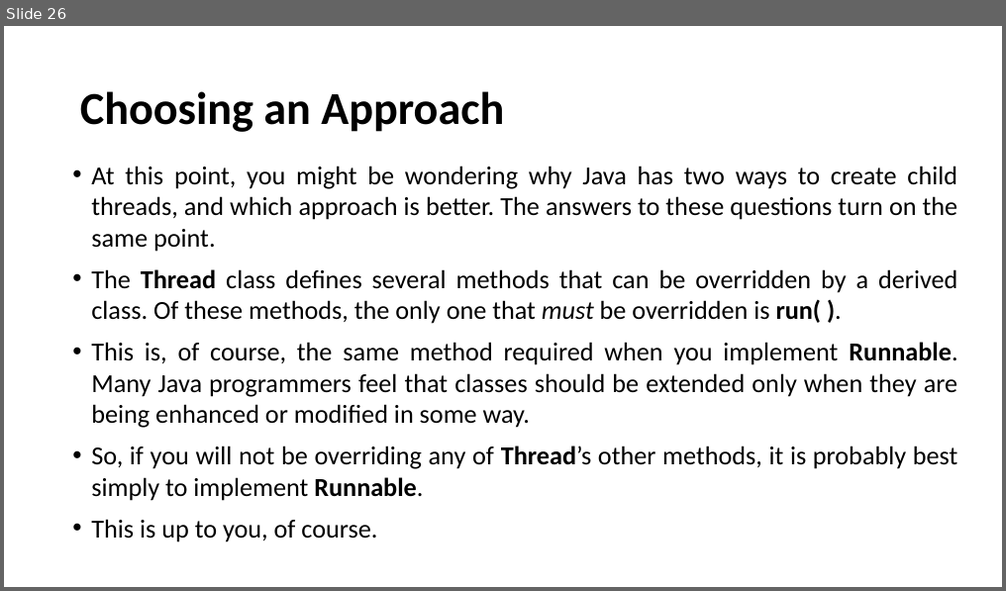
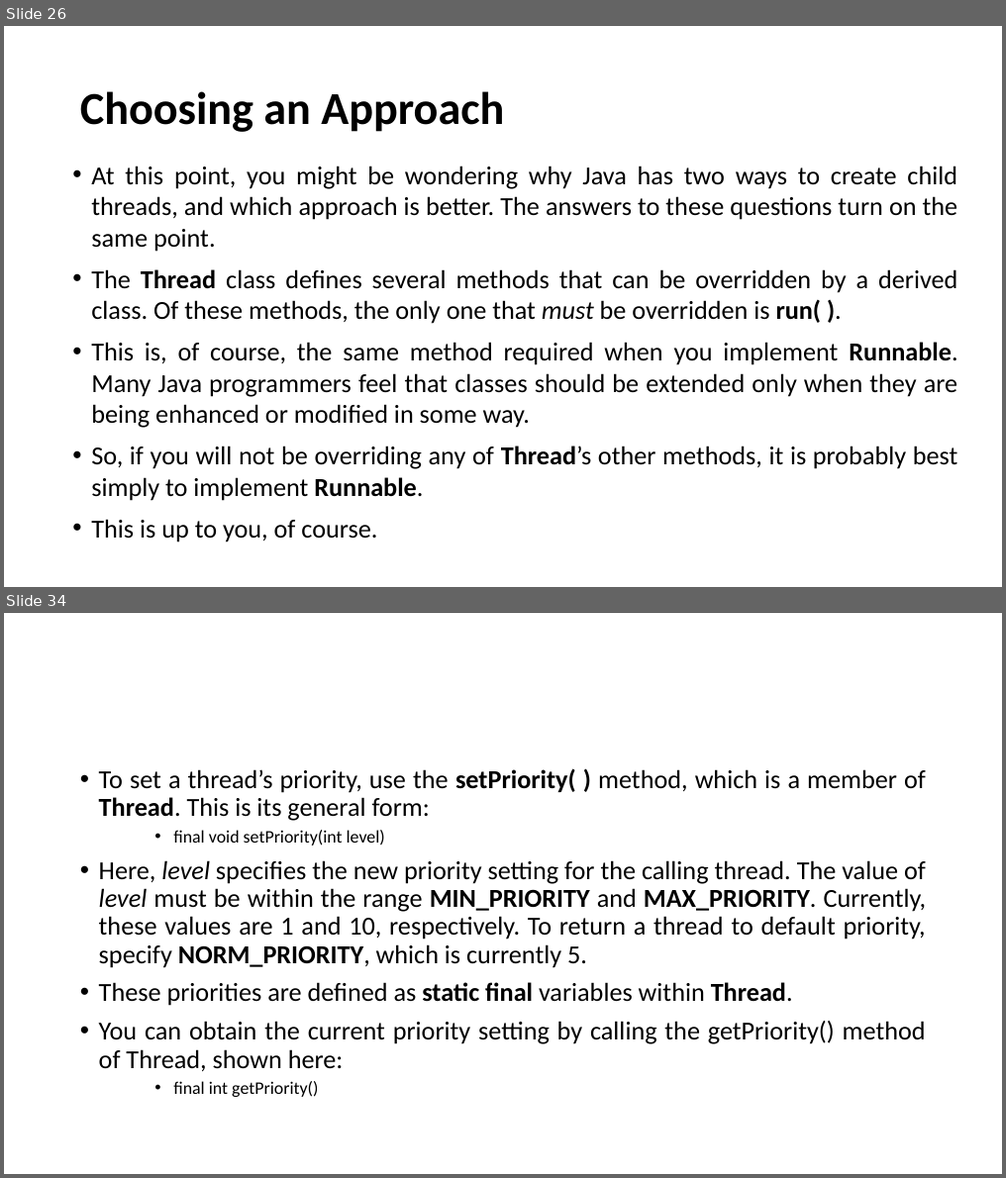
Before and after one commit to Praju-11/Java_Arctic, a slide deck: Multithreading.pptx. Shown one above the other, each under a label of ours: slide 26 before the commit, slides 26 and 34 after it; the slides between them are not shown. The pictures are 1006x591 and 1006x1178 pixels, drawn with LibreOffice and Linux fonts; fonts in the diff are those of the drawing. Boxes give left, top, right and bottom in pixels: in the first picture for what was removed or moved away, otherwise in the second. Text is boxed around its words. In the diff, an @@ line names an element or a change of style, - is before the commit and + after.

```diff
--- a/Multithreading.pptx
+++ b/Multithreading.pptx
@@ slide 34 added at box(4, 613, 1002, 1174), background #FFFFFF @@
@@ text added at box(99, 768, 927, 1097), 25 pt, text #000000 @@
+• To set a thread’s priority, use the setPriority( ) method, which is a member of Thread. This is its general form:
+    • final void setPriority(int level)
+• Here, level specifies the new priority setting for the calling thread. The value of level must be within the range MIN_PRIORITY and MAX_PRIORITY. Currently, these values are 1 and 10, respectively. To return a thread to default priority, specify NORM_PRIORITY, which is currently 5.
+• These priorities are defined as static final variables within Thread.
+• You can obtain the current priority setting by calling the getPriority() method of Thread, shown here:
+    • final int getPriority()
```
Also in this commit, not shown: 10 other slides added.
